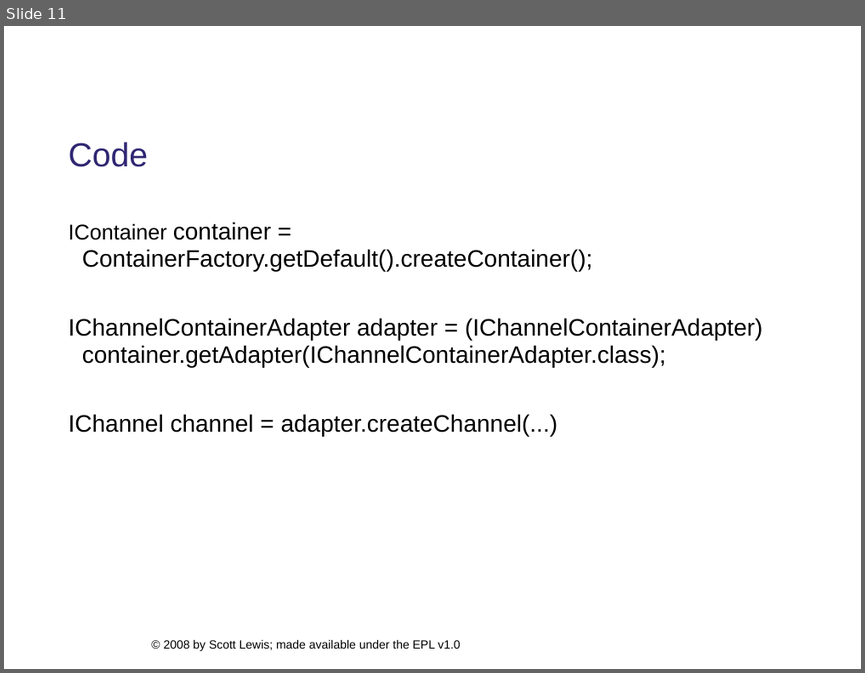
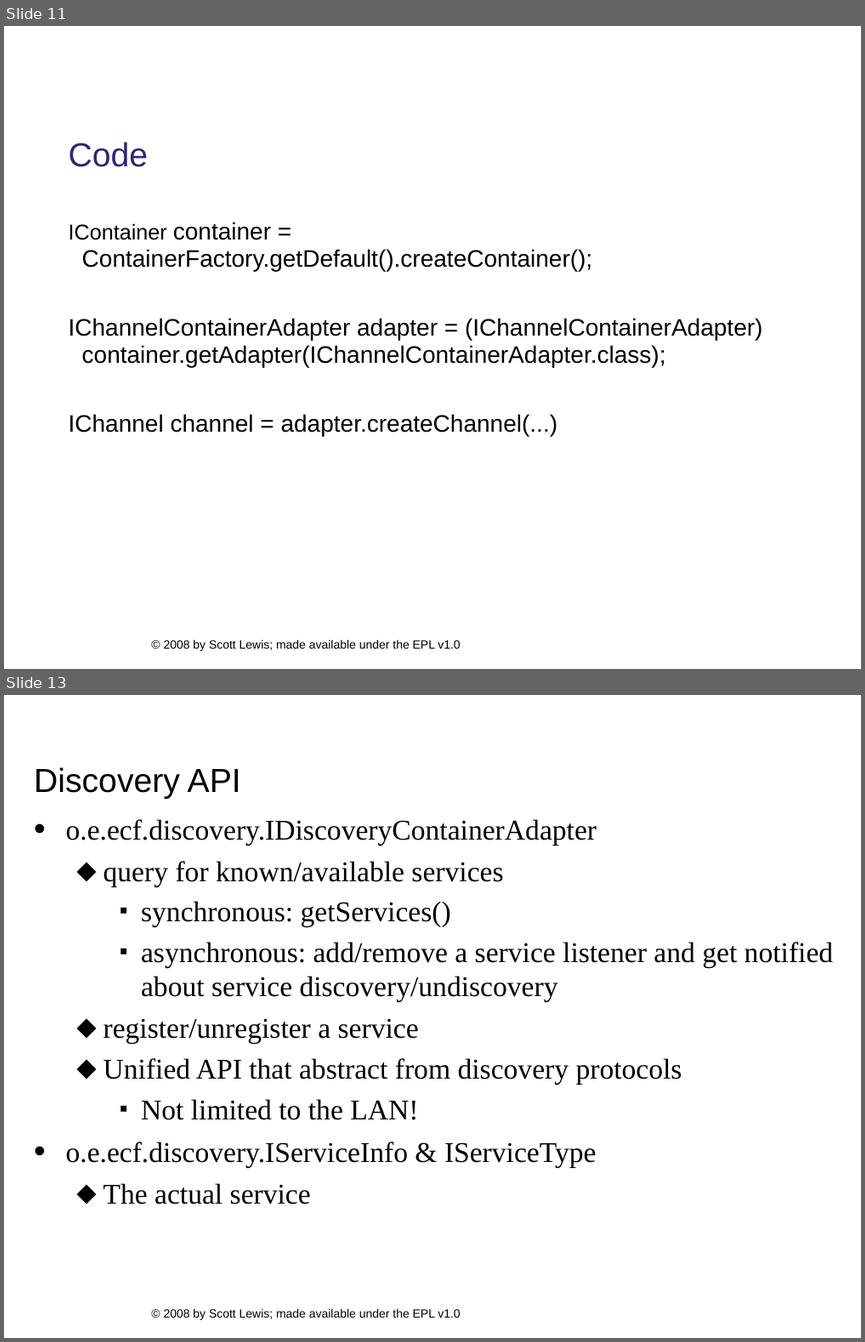
Before and after one commit to eclipse/ecf-website, a slide deck: presentations/eclipsecon2008/longtalk134/ecf_eclipsecon2008_134.ppt. Shown one above the other, each under a label of ours: slide 11 before the commit, slides 11 and 13 after it; the slides between them are not shown. The pictures are 865x673 and 865x1342 pixels, drawn with LibreOffice and Linux fonts; fonts in the diff are those of the drawing; background and template pictures are left out. Boxes give left, top, right and bottom in pixels: in the first picture for what was removed or moved away, otherwise in the second. Text is boxed around its words. In the diff, an @@ line names an element or a change of style, - is before the commit and + after.

```diff
--- a/presentations/eclipsecon2008/longtalk134/ecf_eclipsecon2008_134.ppt
+++ b/presentations/eclipsecon2008/longtalk134/ecf_eclipsecon2008_134.ppt
@@ slide 13 added at [4,695,861,1338], background #FFFFFF; not listed: 1 template element that a slide beside it also shows @@
@@ title added at [34,767,241,799], 28 pt, text #000000 @@
+Discovery API
@@ text added at [66,819,833,1204], 24 pt, text #000000 @@
+• o.e.ecf.discovery.IDiscoveryContainerAdapter
+  ⬥ query for known/available services
+    ▪ synchronous: getServices()
+    ▪ asynchronous: add/remove a service listener and get notified about service discovery/undiscovery
+  ⬥ register/unregister a service
+  ⬥ Unified API that abstract from discovery protocols
+    ▪ Not limited to the LAN!
+• o.e.ecf.discovery.IServiceInfo & IServiceType
+  ⬥ The actual service
```
Also in this commit, not shown: 9 slides changed, 2 other slides added, 3 other files.
